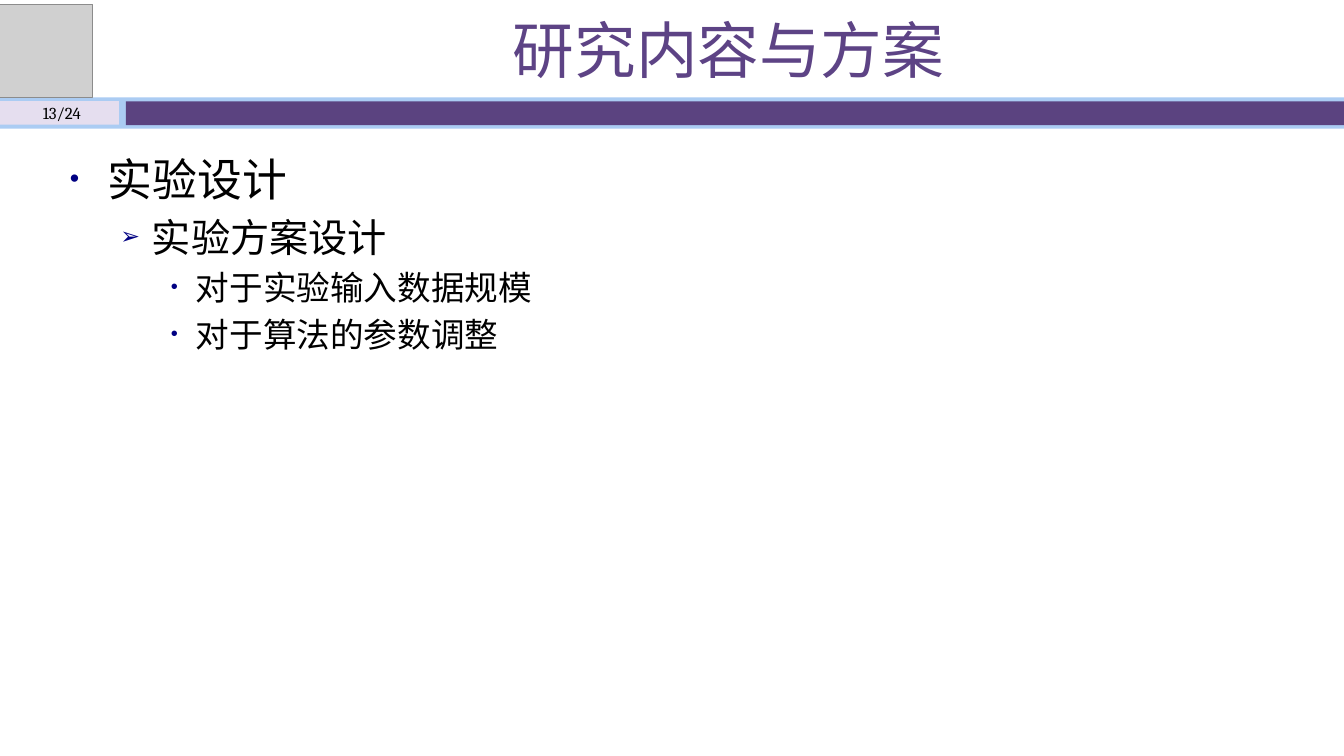
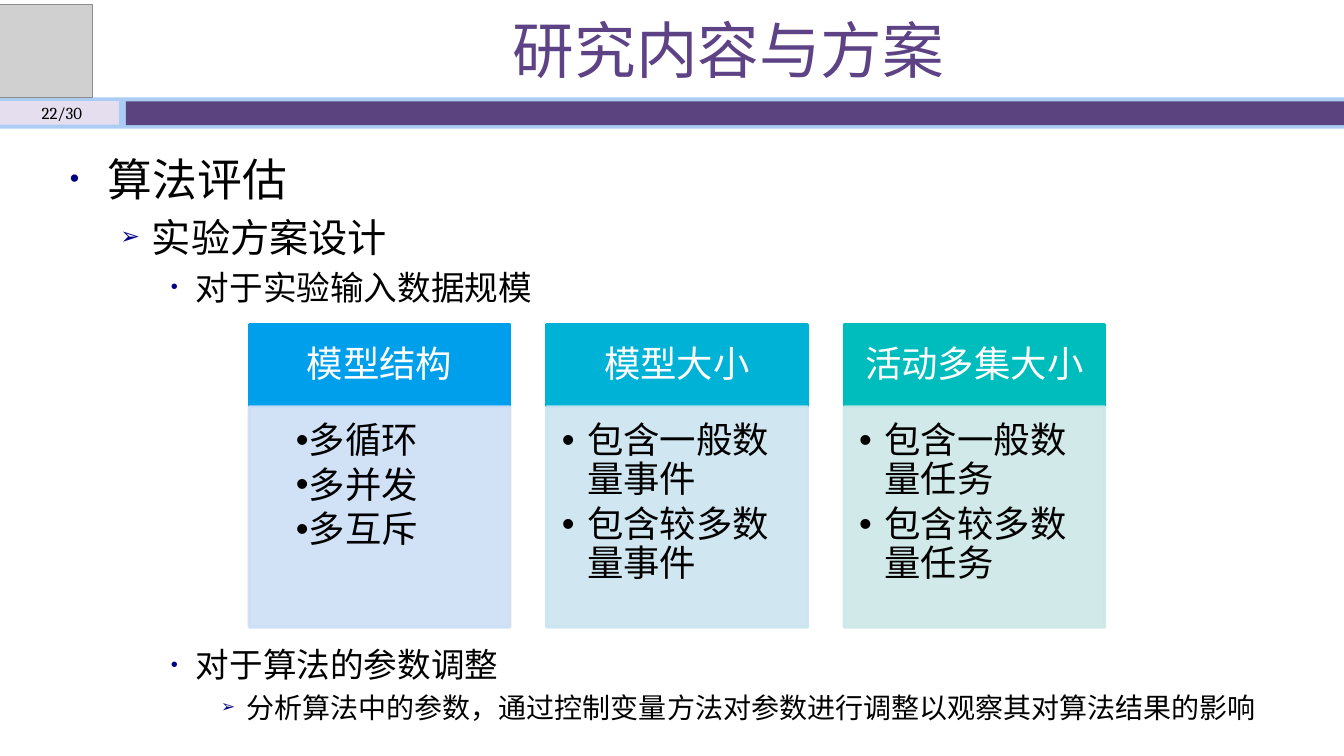
Before and after one commit to shawn47/0930, a slide deck: slide 22 of 开题答辩930.pptx (slide 20 before the commit). Drawn at 1344x756 pixels with LibreOffice and Linux fonts; fonts in the diff are those of the drawing; grey boxes stand for pictures. Boxes give left, top, right and bottom in pixels: in the first picture for what was removed or moved away, otherwise in the second. Text is boxed around its words. In the diff, an @@ line names an element or a change of style, - is before the commit and + after.

```diff
--- a/开题答辩930.pptx
+++ b/开题答辩930.pptx
@@ text at box(42, 107, 82, 121): text changed @@
-13/24
+22/30
@@ text at box(108, 158, 287, 200): text changed @@
-• 实验设计
+• 算法评估
@@ text at box(196, 318, 498, 350): paragraph removed @@
-    • 对于算法的参数调整
@@ group added at box(249, 325, 1105, 628): 6 rectangles, 6 texts @@
+模型结构
+  •• 多循环
+  •• 多并发
+  •• 多互斥
+模型大小
+  •• 包含一般数量事件
+  •• 包含较多数量事件
+活动多集大小
+  •• 包含一般数量任务
+  •• 包含较多数量任务
@@ text added at box(196, 648, 1256, 721), 20 pt, text #000000 @@
+    • 对于算法的参数调整
+      ➢ 分析算法中的参数，通过控制变量方法对参数进行调整以观察其对算法结果的影响
```
Also in this commit, not shown: 21 other slides changed, 8 slides added, 12 slides removed, 8 other files.
